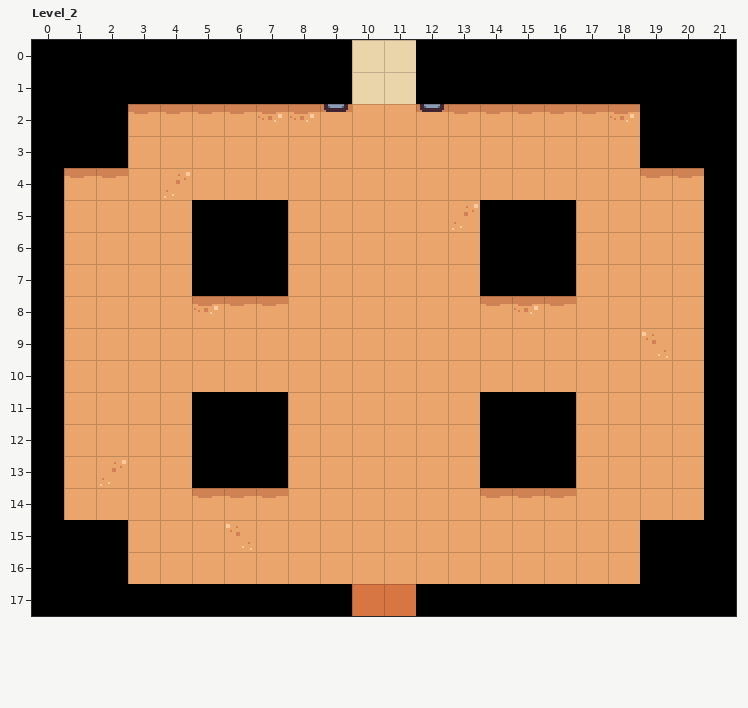
An edit to a level. LDtk project, ggj-2026.ldtk. Above: the version before the commit.
Cells are 16x16 px. Shown: Level_2 x 0..21, y 0..17. The commit also changed other parts of the map, which this record leaves out.
Now the later version:
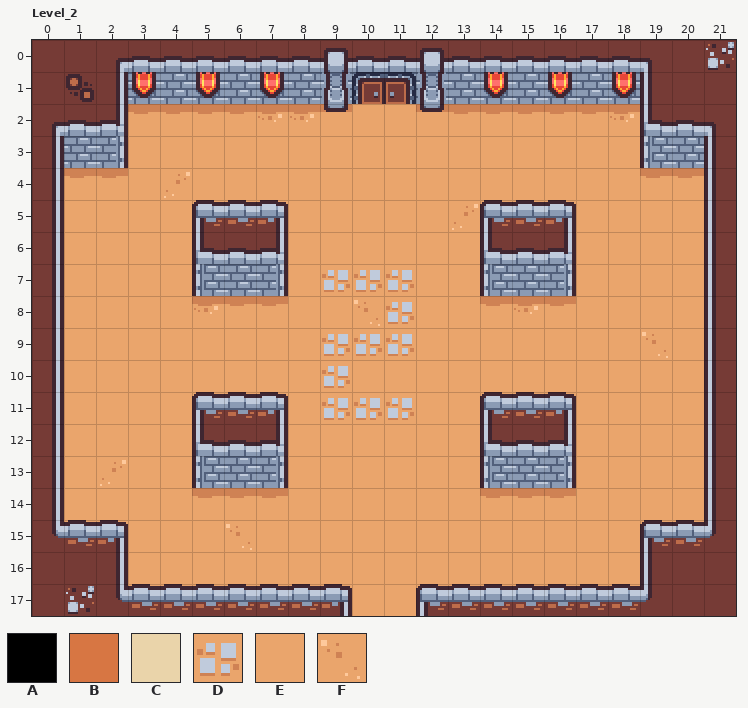
Key: from "IntGrid": A 1 "wall", B 6 "door2", C 7 "door3"; from "Tilemap_packed": D 42, E 48, F 49.
_ is an empty cell.
Diff:
Layer "Tiles":
y 7: x 9..11 EEE -> DDD
y 8: x 10..11 EE -> FD
y 9: x 9..11 EEE -> DDD
y 10: x 9 E -> D
y 11: x 9..11 EEE -> DDD
Layer "IntGrid" (now hidden):
y 0..1: x 0..21 AAAAAAAAAACCAAAAAAAAAA -> ______________________
y 2..3: x 0..2 AAA -> ___; x 19..21 AAA -> ___
y 4: x 0 A -> _; x 21 A -> _
y 5..7: x 0 A -> _; x 5..7 AAA -> ___; x 14..16 AAA -> ___; x 21 A -> _
y 8..10: x 0 A -> _; x 21 A -> _
y 11..13: x 0 A -> _; x 5..7 AAA -> ___; x 14..16 AAA -> ___; x 21 A -> _
y 14: x 0 A -> _; x 21 A -> _
y 15..16: x 0..2 AAA -> ___; x 19..21 AAA -> ___
y 17: x 0..21 AAAAAAAAAABBAAAAAAAAAA -> ______________________
Pixel boxes of the changes (left, top, right, bottom) in both pictures:
changed: (32, 40, 736, 616)
